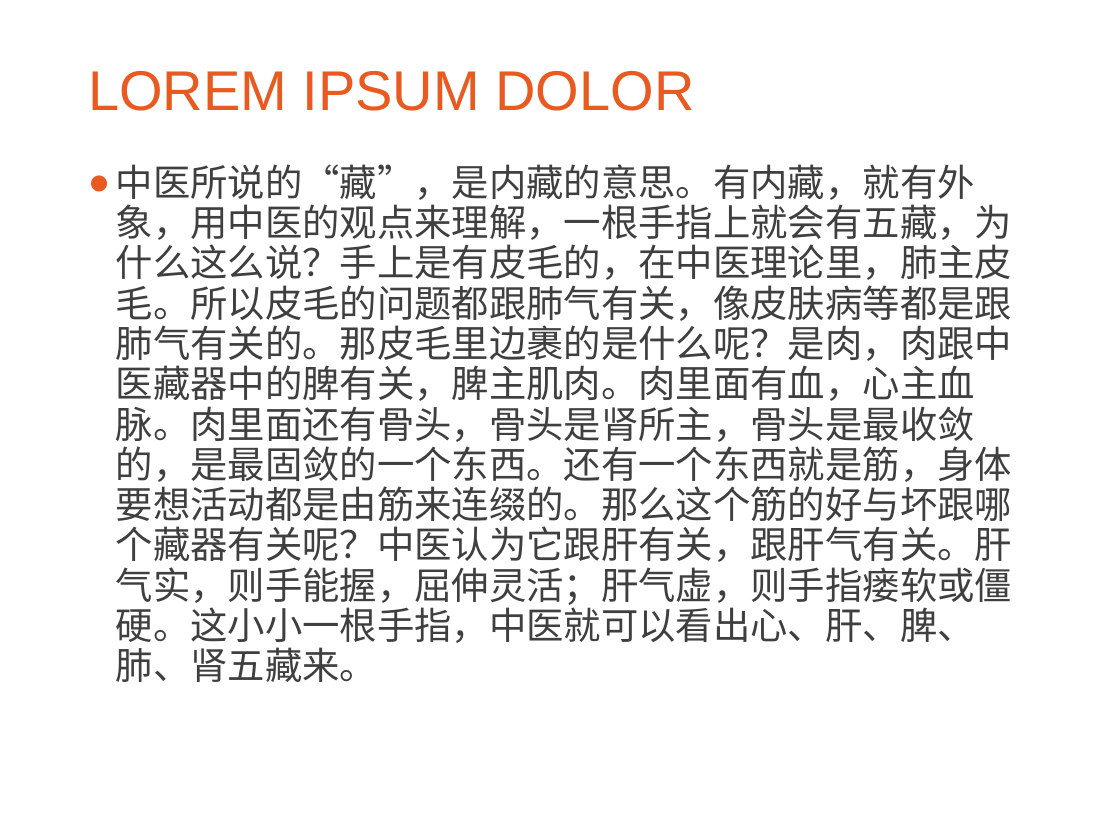
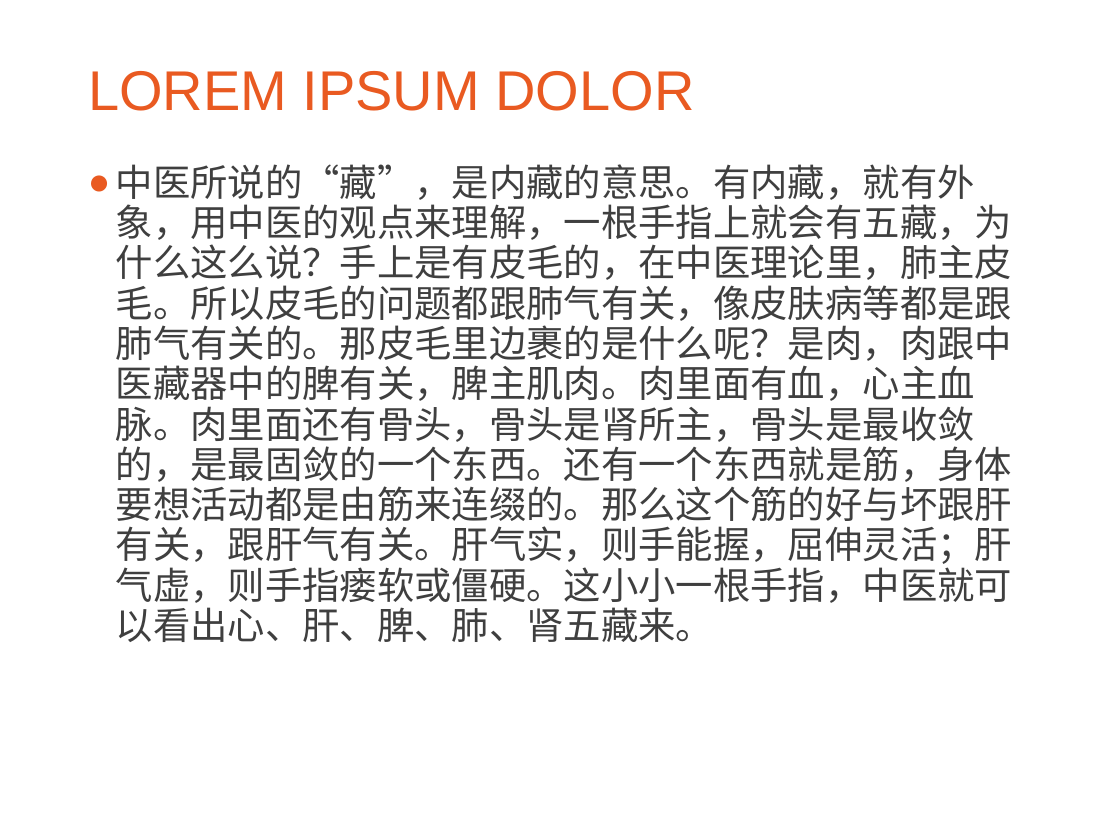
Before and after one commit to CatMan1994/file, a slide deck: slide 4 of 中医与养生分享会/中医与养生.ppt. Drawn at 1120x840 pixels with LibreOffice and Linux fonts; fonts in the diff are those of the drawing; background and template pictures are left out. Boxes give left, top, right and bottom in pixels: in the first picture for what was removed or moved away, otherwise in the second. Text is boxed around its words. In the diff, an @@ line names an element or a change of style, - is before the commit and + after.

```diff
--- a/中医与养生分享会/中医与养生.ppt
+++ b/中医与养生分享会/中医与养生.ppt
@@ text at [116,164,1012,642]: text changed @@
-● 中医所说的“藏”，是内藏的意思。有内藏，就有外象，用中医的观点来理解，一根手指上就会有五藏，为什么这么说？手上是有皮毛的，在中医理论里，肺主皮毛。所以皮毛的问题都跟肺气有关，像皮肤病等都是跟肺气有关的。那皮毛里边裹的是什么呢？是肉，肉跟中医藏器中的脾有关，脾主肌肉。肉里面有血，心主血脉。肉里面还有骨头，骨头是肾所主，骨头是最收敛的，是最固敛的一个东西。还有一个东西就是筋，身体要想活动都是由筋来连缀的。那么这个筋的好与坏跟哪个藏器有关呢？中医认为它跟肝有关，跟肝气有关。肝气实，则手能握，屈伸灵活；肝气虚，则手指瘘软或僵硬。这小小一根手指，中医就可以看出心、肝、脾、肺、肾五藏来。
+● 中医所说的“藏”，是内藏的意思。有内藏，就有外象，用中医的观点来理解，一根手指上就会有五藏，为什么这么说？手上是有皮毛的，在中医理论里，肺主皮毛。所以皮毛的问题都跟肺气有关，像皮肤病等都是跟肺气有关的。那皮毛里边裹的是什么呢？是肉，肉跟中医藏器中的脾有关，脾主肌肉。肉里面有血，心主血脉。肉里面还有骨头，骨头是肾所主，骨头是最收敛的，是最固敛的一个东西。还有一个东西就是筋，身体要想活动都是由筋来连缀的。那么这个筋的好与坏跟肝有关，跟肝气有关。肝气实，则手能握，屈伸灵活；肝气虚，则手指瘘软或僵硬。这小小一根手指，中医就可以看出心、肝、脾、肺、肾五藏来。
```
Also in this commit, not shown: 2 other slides changed, 2 slides added, 1 other file.
